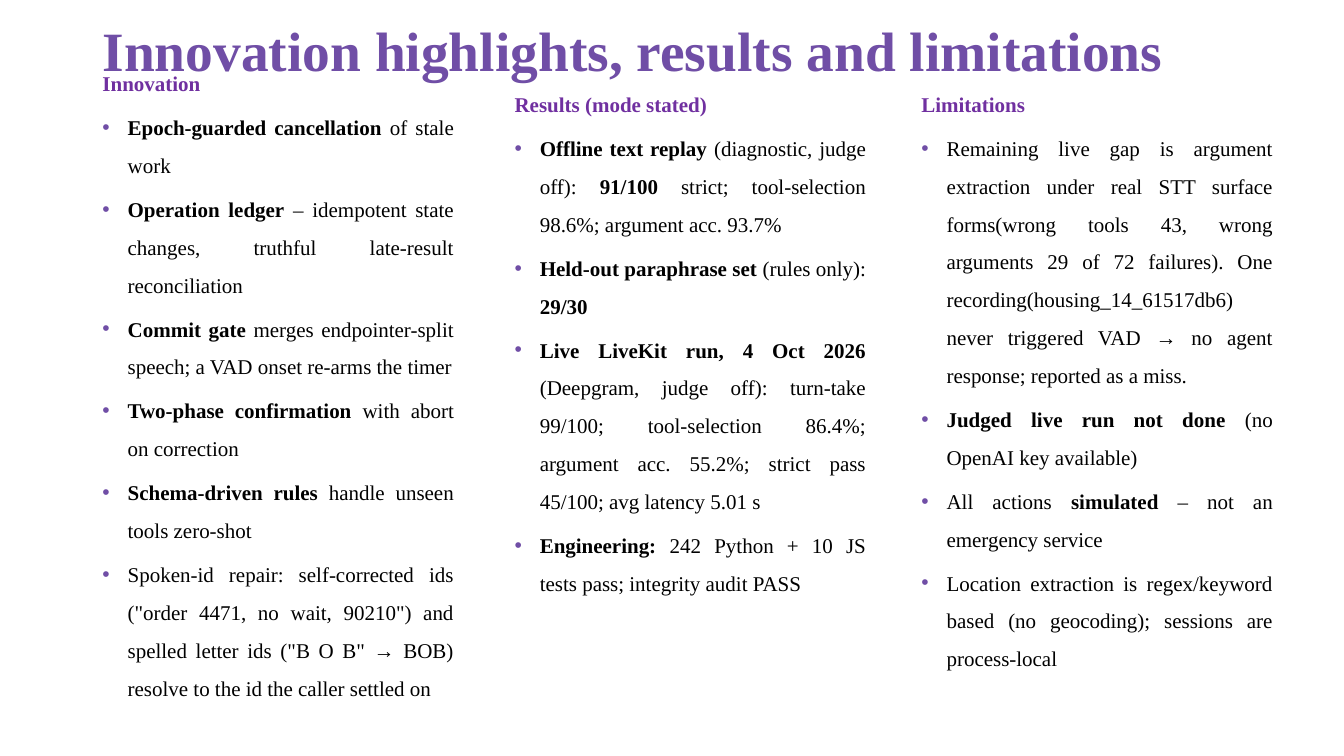
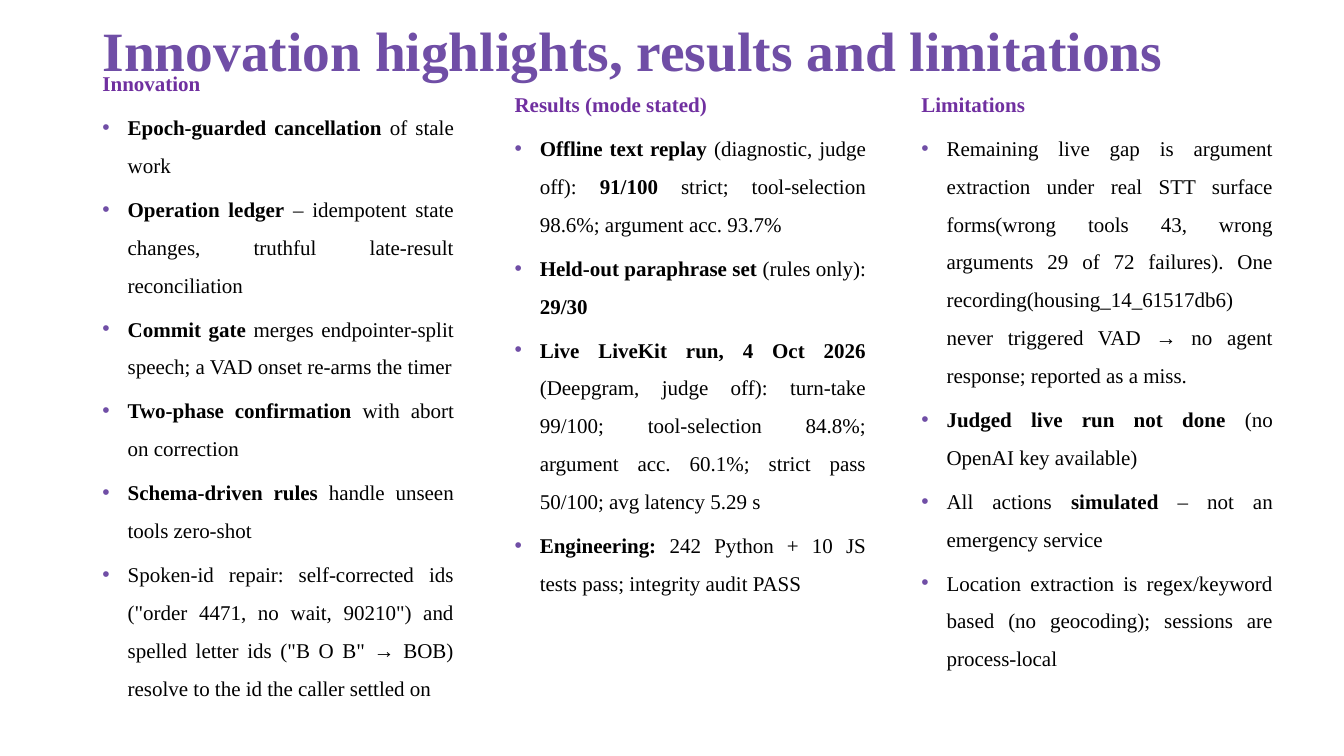
Before and after one commit to RomitDeokar/TriageLine, a slide deck: slide 8 of docs/deck/SRM_Wizards_5_Submission.pptx. Drawn at 1344x756 pixels with LibreOffice and Linux fonts; fonts in the diff are those of the drawing. Boxes give left, top, right and bottom in pixels: in the first picture for what was removed or moved away, otherwise in the second. Text is boxed around its words. In the diff, an @@ line names an element or a change of style, - is before the commit and + after.

Commit message:
Live FDB-v3 50/100 (best recorded): full 100-example run, turn detector active
Official FDB-v3 runner + evaluators, pinned config, planner off, judge off:
strict pass 50/100, turn-take 99/100, tool-selection 84.8%, argument 60.1%,
avg latency 5.29 s. Artifacts: results/live_20261004T173138Z/.
Previous: 45/100 (earlier 2026-10-04 run), 42/100, committed artifact 28/100.
Refresh README, submission.yaml, DECK_OUTLINE, results.md and the submission decks.

```diff
--- a/docs/deck/SRM_Wizards_5_Submission.pptx
+++ b/docs/deck/SRM_Wizards_5_Submission.pptx
@@ text at [540, 343, 866, 514]: text changed @@
-• Live LiveKit run, 4 Oct 2026 (Deepgram, judge off): turn-take 99/100; tool-selection 86.4%; argument acc. 55.2%; strict pass 45/100; avg latency 5.01 s
+• Live LiveKit run, 4 Oct 2026 (Deepgram, judge off): turn-take 99/100; tool-selection 84.8%; argument acc. 60.1%; strict pass 50/100; avg latency 5.29 s
```
Also in this commit, not shown: 5 other files.
